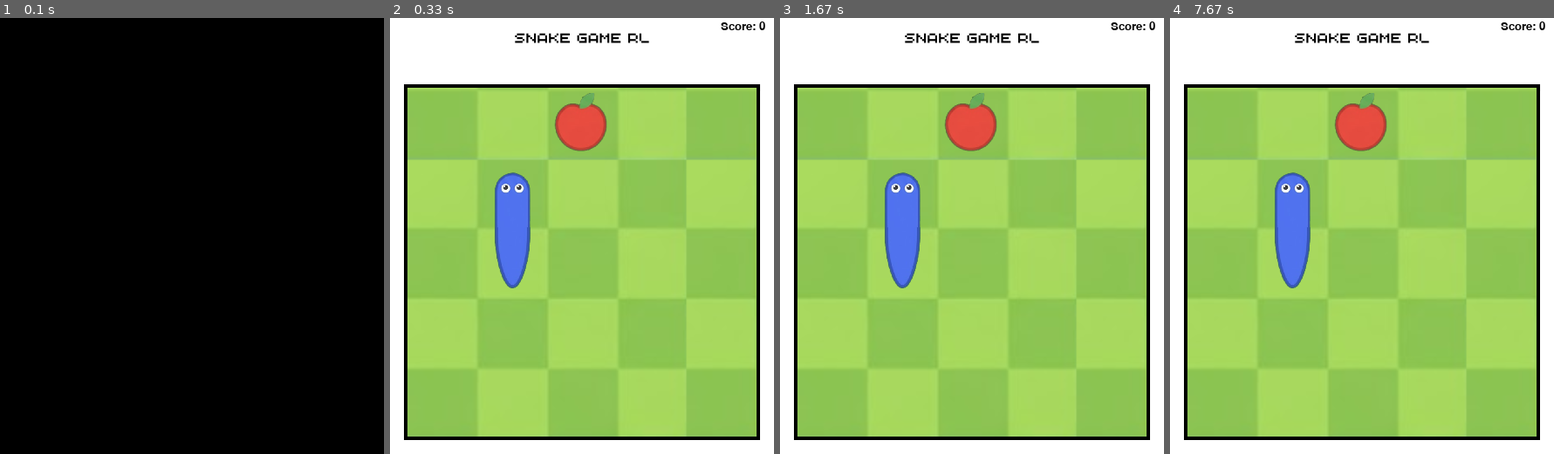
Above: before the commit, frames 1-4 (left to right).
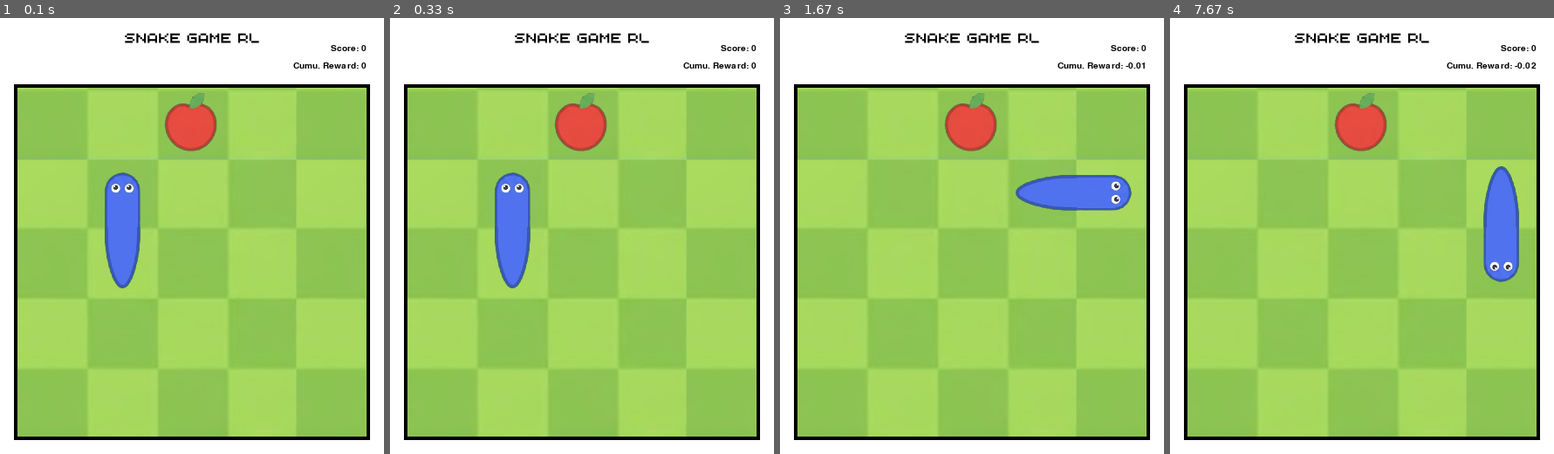
Above: after the commit, the same moments.

Repository: RohanSali/Learning-Projects
Game: pygame game, started from Winking Snake RL/debug.py
Same seed, same stepped clock (60 frames per second), same inputs: the game is played once before the commit and once after it.
Inputs:
- Up to frame 1 (0.1 s): no input
- Up to frame 2 (0.33 s): no input
- Up to frame 3 (1.67 s): hold Right 0.33-0.8 s; hold Up 0.83-1.18 s; tap W at 0.9, 1.28 s; hold Right from 1.22 s (still down)
- Up to frame 4 (7.67 s): release Right at 1.82 s; hold Right from 7.45 s (still down); tap W at 7.52 s

The runs differ from the first frame. In frame 1, 97% of the frame differs, in the area x 0-100%, y 0-100%; in frame 2, 0.3%; in frame 3, 4.6%; in frame 4, 4.6%.

Commit message:
Implemented env_step() and other functions and debugged with debug.py file. Minor text display updates in pygame visualizer file.

Diff:
--- a/Winking Snake RL/debug.py
+++ b/Winking Snake RL/debug.py
@@ -1,5 +1,6 @@
 import sys
 from pathlib import Path
+import pygame
 
 ROOT_DIR = Path(__file__).resolve().parent
 if str(ROOT_DIR) not in sys.path:
@@ -14,13 +15,26 @@
 WIN_WIDTH = 440
 WIN_HEIGHT = 500
 
+# Keyboard -> action mapping. Actions are relative to current facing
+# (ahead/right/left), not absolute grid directions, so Up always means
+# "keep going the way you're facing" rather than "move toward the top
+# of the grid".
+ACTION_NAMES = {0: "ahead", 1: "right", 2: "left", 3: "wink"}
+ARROW_KEY_ACTIONS = {
+    pygame.K_UP: 0,     # ahead
+    pygame.K_RIGHT: 1,  # right
+    pygame.K_LEFT: 2,   # left
+}
+WINK_KEY = pygame.K_w
+
+
 def debug_env_start():
     env = WinkerSnake()
     env_info = {
-        'grid_layout' : GRID_LAYOUT,
-        'grid_size' : GRID_SIZE,
-        'grid_location' : GRID_LOC,
-        'apple_count' : 1,
+        'grid_layout': GRID_LAYOUT,
+        'grid_size': GRID_SIZE,
+        'grid_location': GRID_LOC,
+        'apple_count': 1,
     }
 
     env.env_init(env_info=env_info)
@@ -32,21 +46,65 @@
     print("snake facing:", env.snake.head.facing)
     print("snake length:", env.snake.length)
     print("apples:", [apple.position for apple in env.apples])
+    print()
+    print("Controls: Up=ahead  Right=turn right  Left=turn left  W=wink  Esc/close window=quit")
+    print()
 
     visualizer = Visualizer(
         grid_name=GRID_NAME,
-        grid_layout=env.grid_layout,
-        fps=5,
+        grid_layout=env.grid.layout,
+        fps=2,
         win_width=WIN_WIDTH,
         win_height=WIN_HEIGHT
     )
     visualizer.init()
+    visualizer.render(env.grid, env.apples, env.snake, score=0, cumulative_reward=0)
 
+    cumulative_reward = 0.0
+    step_count = 0
     running = True
-    while running:
+    terminal = False
+
+    while running and not terminal:
         visualizer.tick()
-        running = visualizer.handle_events()
-        visualizer.render(env.grid, env.apples, env.snake, score=0)
+
+        action = None
+        for event in pygame.event.get():
+            if event.type == pygame.QUIT:
+                running = False
+            elif event.type == pygame.KEYDOWN:
+                if event.key == pygame.K_ESCAPE:
+                    running = False
+                elif event.key in ARROW_KEY_ACTIONS:
+                    action = ARROW_KEY_ACTIONS[event.key]
+                elif event.key == WINK_KEY:
+                    action = 3
+
+        if not running:
+            break
+
+        if action is None:
+            continue  # no key pressed this frame, wait for the next one
+
+        step_count += 1
+        reward, observation, terminal = env.env_step(action)
+        cumulative_reward += reward
+
+        print(f"--- step {step_count} ---")
+        print("action:", action, f"({ACTION_NAMES[action]})")
+        print("reward:", reward)
+        print("observation:", observation)
+        print("terminal:", terminal)
+        print("cumulative reward:", cumulative_reward)
+        print()
+
+        score = env.env_message("score")
+        visualizer.render(env.grid, env.apples, env.snake, score=score, cumulative_reward=cumulative_reward)
+
+    if terminal:
+        print("=== Episode ended ===")
+        print("total steps:", step_count)
+        print("final cumulative reward:", cumulative_reward)
 
     visualizer.close()
 
--- a/Winking Snake RL/environment/snake_env.py
+++ b/Winking Snake RL/environment/snake_env.py
@@ -16,15 +16,16 @@
     # Finally a state is : ndarray as : [head_x, head_y, head_facing, snake_length, closest_food_distance, is_food_up, is_food_right, is_food_down, is_food_left, is_danger_ahead, is_danger_right_side, is_danger_left_side, is_grid_full]
 
 
-    # Actions in our env comprise of : ahead, left, right, wink
-    # 1. ahead : move snake 1 step forward in current facing direction
-    # 2. left : move snake 1 step forward in left of current facing direction
-    # 3. right : move snake 1 step forward in right of current facing direction
-    # 4. wink : shirnk the size with some penulty and if snake has no body nodes it moves 1 step forward
+    # Actions in our env comprise of : ahead, right, left, wink
+    # 1. ahead or 0 : move snake 1 step forward in current facing direction
+    # 2. right or 1 : move snake 1 step forward in right of current facing direction
+    # 3. left or 2 : move snake 1 step forward in left of current facing direction
+    # 4. wink or 3 : shirnk the size with some penulty and if snake has no body nodes it moves 1 step forward
     def __init__(self):
         super().__init__()
         self.current_state = np.zeros(13)
         self._intialized = False
+        self.nodes_added = 0
 
     def env_init(self, env_info = {
         'grid_layout' : (10, 10),
@@ -32,15 +33,12 @@
         'grid_location' : (20, 80),
         'apple_count' : 1,
     }):
-        self.grid_layout = env_info['grid_layout']
-        self.grid_size = env_info['grid_size']
-        self.grid_location = env_info['grid_location']
         self.apple_count = env_info['apple_count']
 
         self.grid = Grid(
-            grid_layout=self.grid_layout,
-            grid_size=self.grid_size,
-            grid_location=self.grid_location
+            grid_layout = env_info['grid_layout'],
+            grid_size = env_info['grid_size'],
+            grid_location = env_info['grid_location']
             )
 
         self.snake = None
@@ -63,13 +61,33 @@
         return observation
 
     def env_step(self, action):
-        pass
+        eaten = self.perform_action(action)
+
+        observation = self.get_observation()
+        self.current_state = observation
+
+        reward, terminal = self.get_reward(action=action, eaten=eaten, is_grid_full=observation[-1])
+
+        self.reward_obs_term = (reward, observation, terminal)
+        return self.reward_obs_term
 
     def env_cleanup(self):
-        return None
+        self.snake = None
+        self.apples = []
+        self.current_state = np.zeros(13)
+        self.reward_obs_term = None
+        self.nodes_added = 0
 
     def env_message(self, message):
-        return None
+        if message == "score":
+            return self.nodes_added
+        if message == "debug":
+            return {
+                "head": self.snake.head.position,
+                "facing": self.snake.head.facing,
+                "length": self.snake.length,
+                "apples": [a.position for a in self.apples],
+            }
 
     def reset_env(self):
         s_cell_x, s_cell_y = random.randrange(self.grid.layout[0]), random.randrange(self.grid.layout[1])
@@ -86,6 +104,7 @@
 
         self.snake = Snake(position=[s_cell_x, s_cell_y], facing=facing)
 
+        self.apples = []
         filled_positions = []
         for _ in range(self.apple_count):
             a_cell_x, a_cell_y = random.randrange(self.grid.layout[0]), random.randrange(self.grid.layout[1])
@@ -100,6 +119,8 @@
 
             if [a_cell_x, a_cell_y] not in filled_positions:
                 filled_positions.append([a_cell_x, a_cell_y])
+
+        self.nodes_added = 0
 
     def get_observation(self):
         snake_head = self.snake.head.position
@@ -116,9 +137,9 @@
         food_intuition_vector = get_food_intuition_vector(snake_head, self.apples)
 
         snake_body_positions = [node.position for node in self.snake.nodes]
-        danger_vector = get_danger_vector(snake_head, snake_facing, snake_body_positions, self.grid_layout)
-
-        is_grid_full = 1 if (self.apple_count + self.snake.length == (self.grid.layout[0] * self.grid.layout[1])) else 0
+        danger_vector = get_danger_vector(snake_head, snake_facing, snake_body_positions, self.grid.layout)
+
+        is_grid_full = 1 if (self.apple_count + self.snake.length >= (self.grid.layout[0] * self.grid.layout[1])) else 0
 
         observation = np.array(
             [
@@ -135,7 +156,61 @@
 
         return observation
 
-
+    def perform_action(self, action):
+        is_eaten = False
+
+        if action == 0:
+            self.snake.ahead()
+        elif action == 1:
+            self.snake.right()
+        elif action == 2:
+            self.snake.left()
+        elif action == 3:
+            self.snake.wink()
+
+        for apple in self.apples:
+            if self.snake.head.position == apple.position:
+                apple.eaten = True
+                is_eaten = True
+                self.snake.add_node()
+                self.nodes_added += 1  # Only for display purpose
+
+        snake_positions = [node.position for node in self.snake.nodes]
+        apple_positions = [apple.position for apple in self.apples]
+        for apple in list(self.apples):
+            if apple.eaten:
+                self.apples.remove(apple)
+                apple_positions.remove(apple.position)
+
+                a_cell_x, a_cell_y = random.randrange(self.grid.layout[0]), random.randrange(self.grid.layout[1])
+                while [a_cell_x, a_cell_y] in  apple_positions + snake_positions:
+                    a_cell_x, a_cell_y = random.randrange(self.grid.layout[0]), random.randrange(self.grid.layout[1])
+
+                new_apple = Apple(position=[a_cell_x, a_cell_y])
+                self.apples.append(new_apple)
+
+        return is_eaten
+
+    def get_reward(self, action, eaten, is_grid_full):
+        reward = 0.0
+        terminal = False
+        if action == 3:
+            reward -= (2/self.snake.length) * self.reward_obs_term[0]   # wink action
+        else:
+            reward -= 0.01                             # For other actions
+
+        if eaten:
+            reward += 5
+
+        if self.snake.didCollide(self.grid):
+            reward -= 10
+            terminal = True
+
+        if is_grid_full == 1:
+            reward -= 10
+            terminal = True
+
+        return reward, terminal
 
 # Utility Functions:
 def manhattan_distance(pos_a, pos_b):
--- a/Winking Snake RL/visualizer/pygame_visualizer.py
+++ b/Winking Snake RL/visualizer/pygame_visualizer.py
@@ -38,7 +38,7 @@
         pygame.font.init()
         self.win = pygame.display.set_mode((self.win_width, self.win_height))
         self.clock = pygame.time.Clock()
-        self.stat_font = pygame.font.SysFont("comicsans", 20)
+        self.stat_font = pygame.font.SysFont("comicsans", 15)
 
         cell_size = self.cell_size
         self.bg_img = pygame.image.load(os.path.join(IMG_DIR, "BgIMG.png"))
@@ -64,14 +64,17 @@
         if self.clock is not None:
             self.clock.tick(self.fps)
 
-    def render(self, grid, apples, snake, score):
+    def render(self, grid, apples, snake, score, cumulative_reward):
         if not self._initialized:
             self.init()
 
         self.win.blit(self.bg_img, (0, 0))
 
-        text = self.stat_font.render("Score: " + str(score), 1, (0, 0, 0))
-        self.win.blit(text, (self.win_width - 10 - text.get_width(), 3))
+        score_text = self.stat_font.render("Score: " + str(score), 1, (0, 0, 0))
+        self.win.blit(score_text, (self.win_width - 20 - score_text.get_width(), 30))
+
+        cum_re_text = self.stat_font.render("Cumu. Reward: " + str(cumulative_reward), 1, (0, 0, 0))
+        self.win.blit(cum_re_text, (self.win_width - 20 - cum_re_text.get_width(), 50))
 
         # Grid
         self.win.blit(self.grid_img, (grid.x, grid.y))
